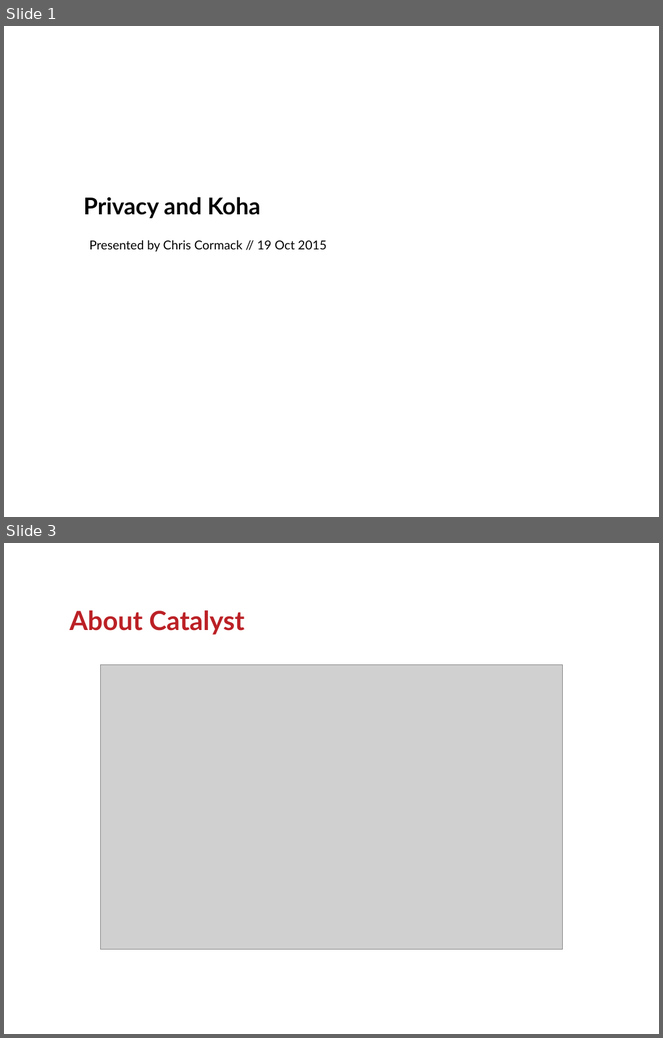
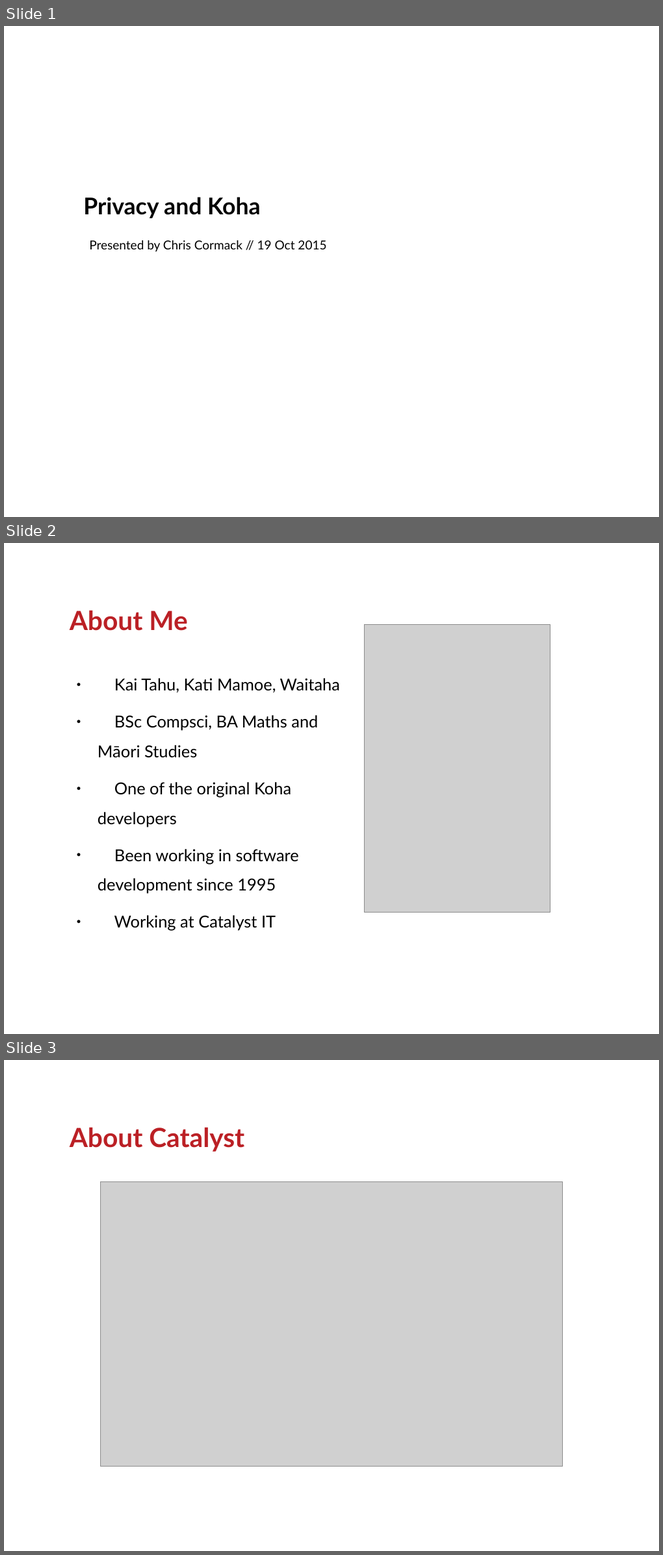
Before and after one commit to ranginui/presentation, a slide deck: kohacon15/privacy/privacy.odp. Shown one above the other, each under a label of ours: slides 1 and 3 before the commit, slides 1, 2 and 3 after it; the slides between them are not shown. The pictures are 663x1038 and 663x1555 pixels, drawn with LibreOffice and Linux fonts; fonts in the diff are those of the drawing; grey boxes stand for pictures; background and template pictures are left out. Boxes give left, top, right and bottom in pixels: in the first picture for what was removed or moved away, otherwise in the second. Text is boxed around its words. In the diff, an @@ line names an element or a change of style, - is before the commit and + after.

```diff
--- a/kohacon15/privacy/privacy.odp
+++ b/kohacon15/privacy/privacy.odp
@@ slide 2 added at (4, 543, 659, 1034), background #FFFFFF @@
@@ title added at (70, 610, 187, 631), 32 pt, text #BB2025, bold @@
+About Me
@@ picture added at (364, 624, 550, 913) @@
@@ text added at (98, 678, 340, 931), 20 pt, text #000000 @@
+● Kai Tahu, Kati Mamoe, Waitaha
+● BSc Compsci, BA Maths and Māori Studies
+● One of the original Koha developers
+● Been working in software development since 1995
+● Working at Catalyst IT
```
Also in this commit, not shown: 8 other slides added, 1 slide removed.
